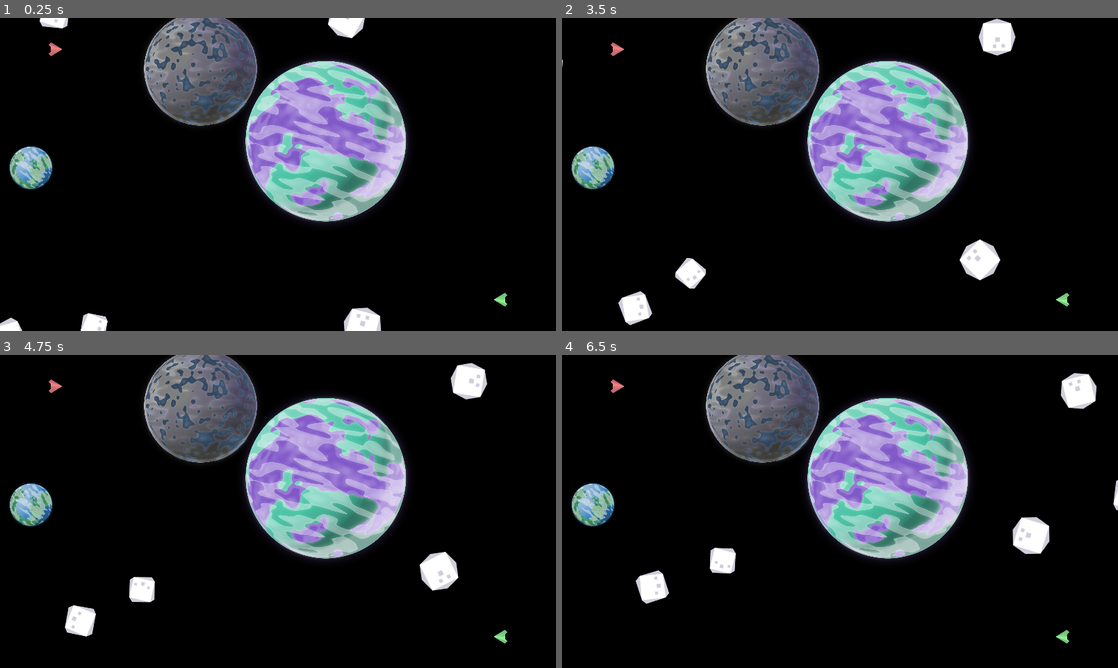
Above: before the commit, frames 1-4 (two rows, left to right).
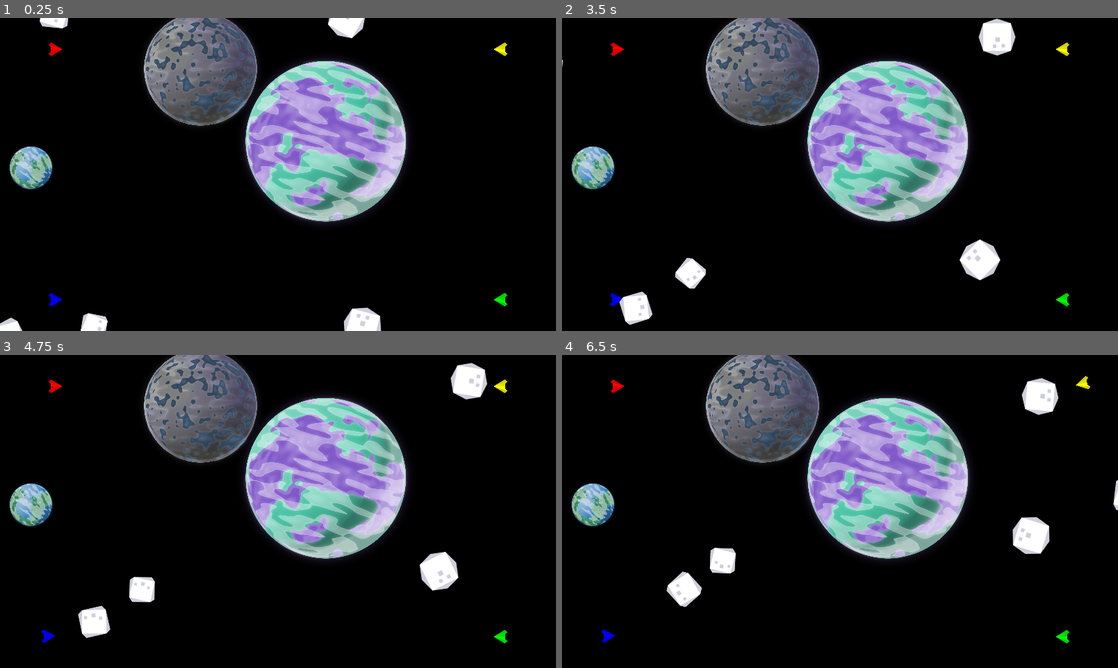
Above: after the commit, the same moments.

Repository: Teeohbee/CelestialMeadow
Game: Godot game, scene res://main.tscn
Two runs of this game, one before a commit and one after it. Both use one fixed random seed, a clock stepped at 60 frames per second and the inputs below.
Inputs:
- Up to frame 1 (0.25 s): no input
- Up to frame 2 (3.5 s): no input
- Up to frame 3 (4.75 s): no input
- Up to frame 4 (6.5 s): no input

The runs differ from the first frame. In frame 1, 0.2% of the frame differs, in the area x 8-92%, y 7-93%; in frame 2, 0.3%; in frame 3, 0.8%; in frame 4, 2.3%, in the area x 7-97%, y 5-93%.

Commit message:
Add 2 additional players to the game

Diff:
--- a/asteroid.tscn
+++ b/asteroid.tscn
@@ -24,7 +24,6 @@
 [node name="CollisionShape2D" type="CollisionShape2D" parent="."]
 position = Vector2(0.250001, -0.250001)
 rotation = 0.785398
-scale = Vector2(1, 1)
 shape = SubResource("RectangleShape2D_nm217")
 
 [node name="Explosion" parent="." instance=ExtResource("3_3pasg")]
--- a/main.tscn
+++ b/main.tscn
@@ -23,11 +23,22 @@
 
 [node name="Player" parent="." instance=ExtResource("1_syc1s")]
 position = Vector2(341, 543)
+starting_position = Vector2(0.1, 0.1)
 
 [node name="Player2" parent="." instance=ExtResource("1_syc1s")]
 position = Vector2(341, 543)
-starting_position = 0.9
+starting_position = Vector2(0.9, 0.9)
 player_number = 1
+
+[node name="Player3" parent="." instance=ExtResource("1_syc1s")]
+position = Vector2(341, 543)
+starting_position = Vector2(0.1, 0.9)
+player_number = 2
+
+[node name="Player4" parent="." instance=ExtResource("1_syc1s")]
+position = Vector2(341, 543)
+starting_position = Vector2(0.9, 0.1)
+player_number = 3
 
 [node name="AsteroidPath" type="Path2D" parent="."]
 curve = SubResource("Curve2D_1lhca")
--- a/player.gd
+++ b/player.gd
@@ -3,7 +3,7 @@
 @export var engine_power = 500
 @export var spin_power = 4000
 @export var bullet_scene : PackedScene
-@export var starting_position = 0.1
+@export var starting_position = Vector2(0.1, 1)
 @export var player_number = 0
 
 var thrust = Vector2.ZERO
@@ -12,9 +12,10 @@
 
 func _ready():
 	screen_size = get_viewport_rect().size
-	position = screen_size * starting_position
+	position.x = screen_size.x * starting_position.x
+	position.y = screen_size.y * starting_position.y
 	set_ship_colour()
-	if starting_position > 0.5:
+	if starting_position.x > 0.5:
 		rotation_degrees = 180
 
 func _process(_delta):
@@ -51,7 +52,7 @@
 	bullet.start($Muzzle.global_transform, player_number)
 
 func set_ship_colour():
-	var player_colours = [Color.LIGHT_CORAL, Color.LIGHT_GREEN]
+	var player_colours = [Color.RED, Color.GREEN, Color.BLUE, Color.YELLOW]
 	$Ship.set_self_modulate(player_colours[player_number])
 
 func destroy():
--- a/project.godot
+++ b/project.godot
@@ -68,6 +68,38 @@
 "events": [Object(InputEventKey,"resource_local_to_scene":false,"resource_name":"","device":-1,"window_id":0,"alt_pressed":false,"shift_pressed":false,"ctrl_pressed":false,"meta_pressed":false,"pressed":false,"keycode":0,"physical_keycode":82,"key_label":0,"unicode":114,"echo":false,"script":null)
 ]
 }
+rotate_left2={
+"deadzone": 0.5,
+"events": []
+}
+rotate_left3={
+"deadzone": 0.5,
+"events": []
+}
+rotate_right2={
+"deadzone": 0.5,
+"events": []
+}
+rotate_right3={
+"deadzone": 0.5,
+"events": []
+}
+thrust2={
+"deadzone": 0.5,
+"events": []
+}
+thrust3={
+"deadzone": 0.5,
+"events": []
+}
+shoot2={
+"deadzone": 0.5,
+"events": []
+}
+shoot3={
+"deadzone": 0.5,
+"events": []
+}
 
 [physics]
 
